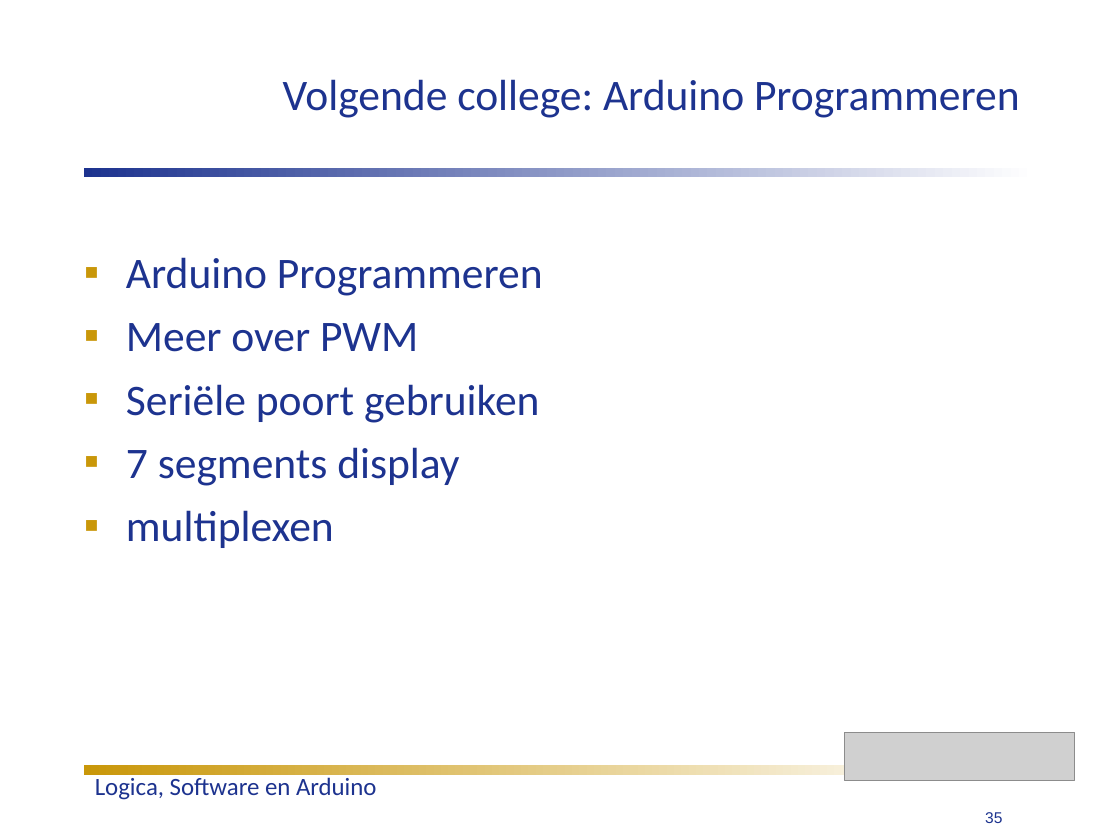
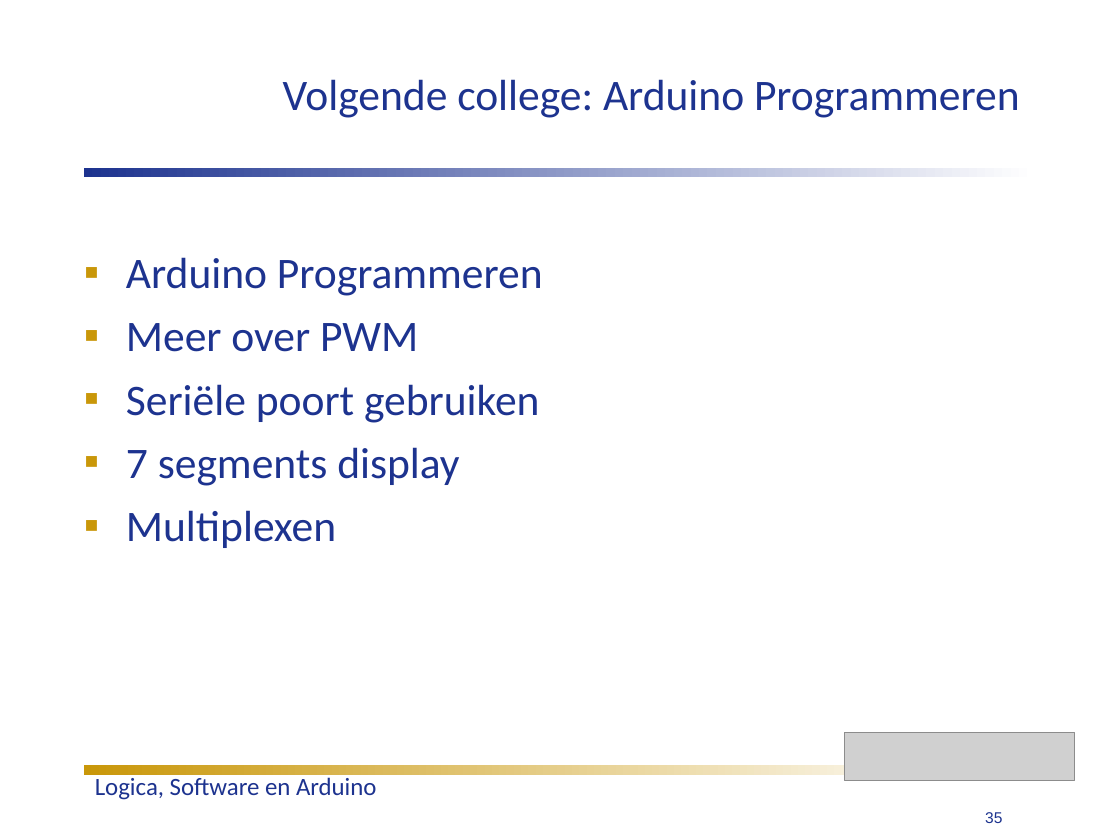
Before and after one commit to humiq/Greendevelopment, a slide deck: slide 35 of trunk/documents/Colleges/ISIROB College 2.ppt. Drawn at 1120x840 pixels with LibreOffice and Linux fonts; fonts in the diff are those of the drawing; grey boxes stand for pictures. Boxes give left, top, right and bottom in pixels: in the first picture for what was removed or moved away, otherwise in the second. Text is boxed around its words. In the diff, an @@ line names an element or a change of style, - is before the commit and + after.

Commit message:
Ready for Review.

```diff
--- a/trunk/documents/Colleges/ISIROB College 2.ppt
+++ b/trunk/documents/Colleges/ISIROB College 2.ppt
@@ text at [126,510,336,548]: text changed @@
-▪ multiplexen
+▪ Multiplexen
```
